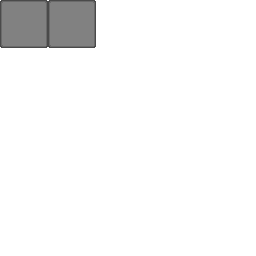
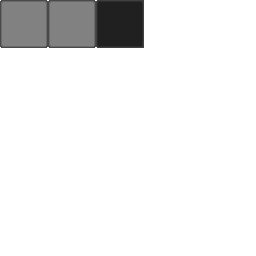
Before/after of a 256px x 256px layered artwork. What changed in the layer stack:
added group "Layer Group copy #1" with 10 layers above "Layer Group" over [96, 0, 144, 48]
added layer "Layer #1" in group "Layer Group copy #1" over [96, 0, 144, 48]
added layer "Center Right #2" in group "Layer Group copy #1" over [128, 16, 144, 32]
added layer "Middle #2" in group "Layer Group copy #1" over [112, 16, 128, 32]
added layer "Bottom Right #2" in group "Layer Group copy #1" over [128, 32, 144, 48]
added layer "Top Right #2" in group "Layer Group copy #1" over [128, 0, 144, 16]
added layer "Bottom Middle #2" in group "Layer Group copy #1" over [112, 32, 128, 48]
added layer "Bottom Left #2" in group "Layer Group copy #1" over [96, 32, 112, 48]
added layer "Middle Left #2" in group "Layer Group copy #1" over [96, 16, 112, 32]
added layer "Top Left #2" in group "Layer Group copy #1" over [96, 0, 112, 16]
added layer "Middle top #2" in group "Layer Group copy #1" over [112, 0, 128, 16]
